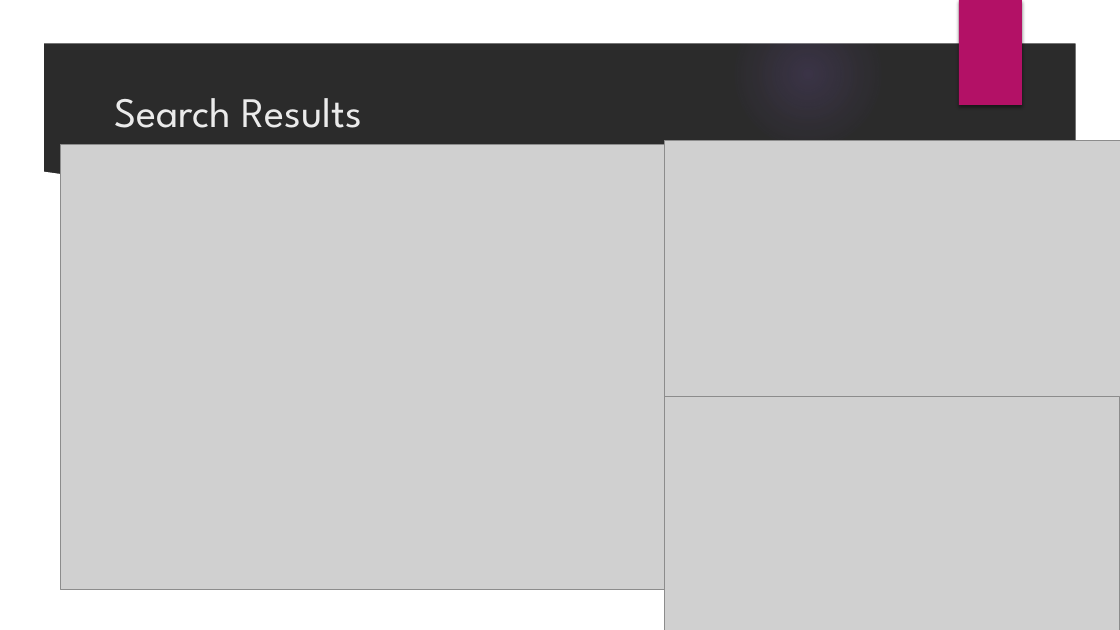
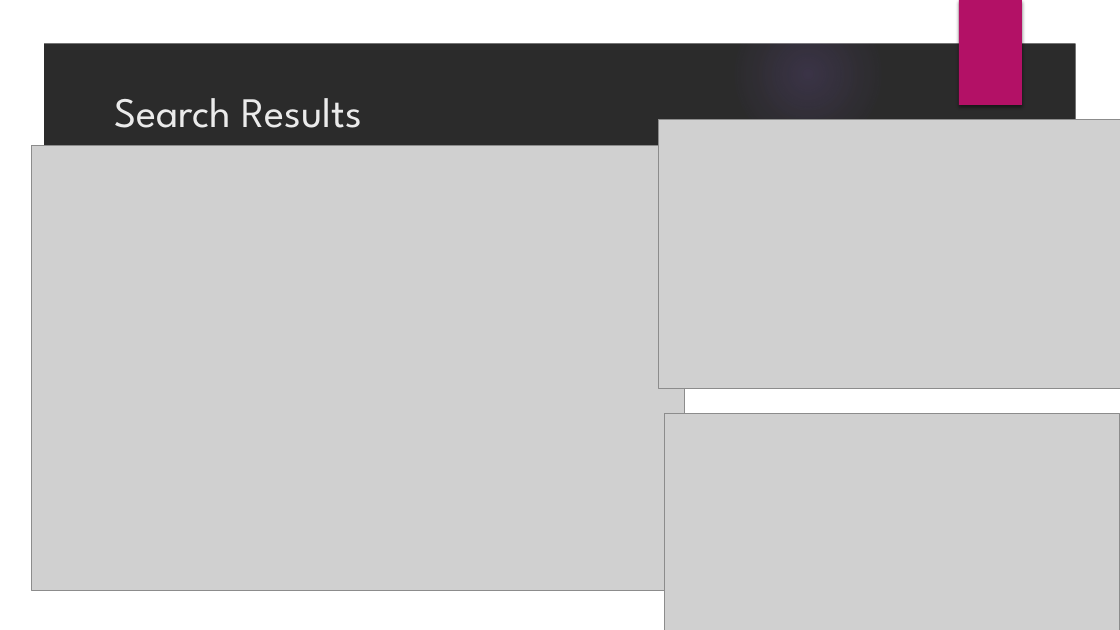
Before and after one commit to san123i/CUNY, a slide deck: slide 5 of Semester1/607/Presentation/Splunk for Data Analysis.pptx. Drawn at 1120x630 pixels with LibreOffice and Linux fonts; fonts in the diff are those of the drawing; grey boxes stand for pictures; background and template pictures are left out; a plain dark background stands for a picture behind light text. Boxes give left, top, right and bottom in pixels: in the first picture for what was removed or moved away, otherwise in the second. Text is boxed around its words. In the diff, an @@ line names an element or a change of style, - is before the commit and + after.

```diff
--- a/Semester1/607/Presentation/Splunk for Data Analysis.pptx
+++ b/Semester1/607/Presentation/Splunk for Data Analysis.pptx
@@ picture: place and size @@
-picture at box(60, 145, 713, 590)
+picture at box(32, 146, 685, 592)
@@ picture: place and size @@
-picture at box(665, 140, 1120, 409)
+picture at box(659, 120, 1120, 389)
@@ freeform shape removed at box(779, 140, 1085, 231) @@
@@ picture: place and size @@
-picture at box(665, 397, 1120, 630)
+picture at box(665, 413, 1120, 630)
```
Also in this commit, not shown: 2 other slides changed, 8 other files.
